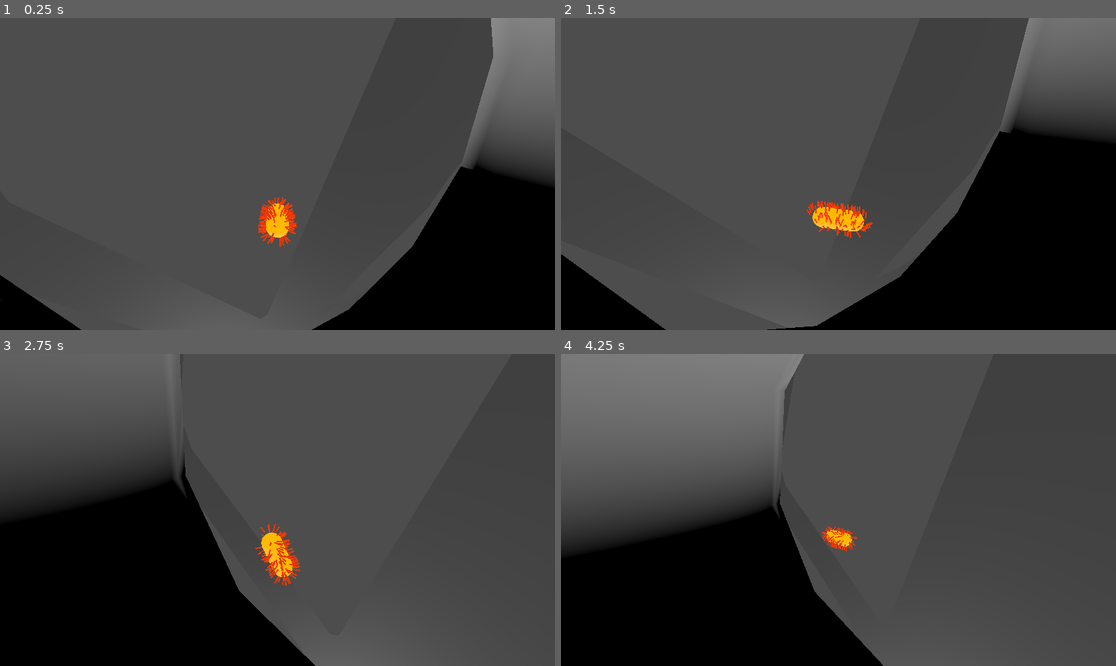
Above: before the commit, frames 1-4 (two rows, left to right).
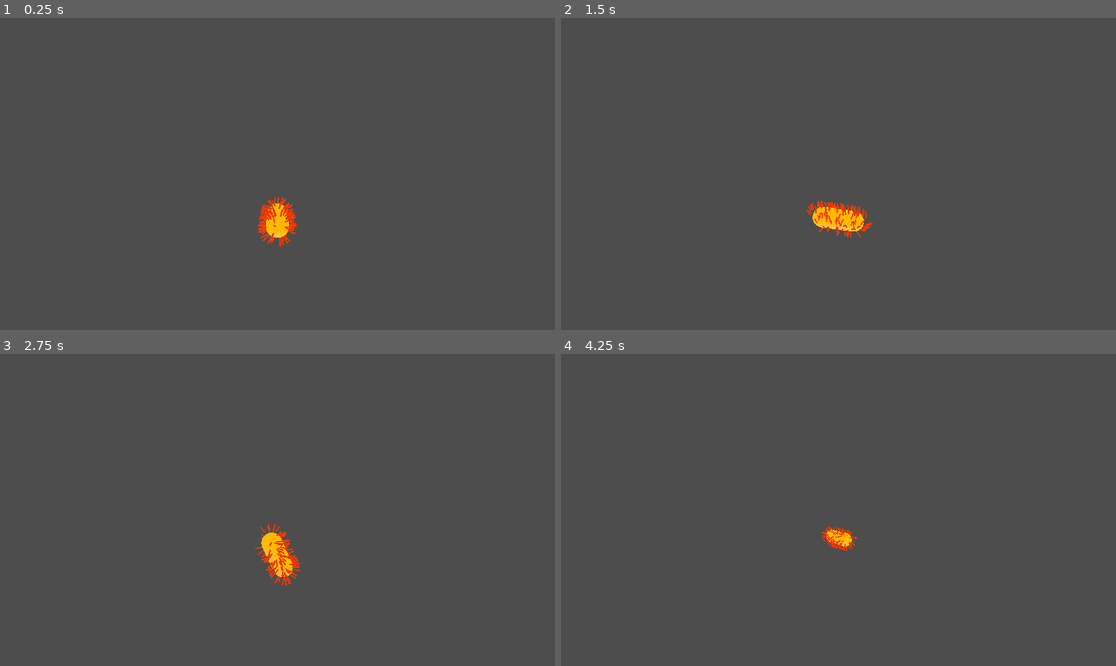
Above: after the commit, the same moments.

Repository: NR5P/bio-mission
Game: Godot game, scene res://main.tscn
The game is run twice, just before and just after one commit, with the same random seed, the same clock (stepped at 60 frames per second) and the same inputs.
Inputs:
- Up to frame 1 (0.25 s): no input
- Up to frame 2 (1.5 s): hold D 0.53-1.28 s; hold Shift 0.53-1.28 s; tap Space at 0.77 s; hold Down from 1.28 s (still down); tap J at 1.35 s
- Up to frame 3 (2.75 s): tap Space at 1.52 s; release Down at 2.03 s; hold D from 2.03 s (still down); hold L from 2.03 s (still down)
- Up to frame 4 (4.25 s): release D at 2.78 s; release L at 2.78 s; hold Up 2.78-3.53 s; tap I at 2.85 s; tap Space at 3.02, 3.77 s; hold A from 3.53 s (still down); hold K from 3.53 s (still down)

The runs differ from the first frame. In frame 1, 19% of the frame differs, in the area x 0-100%, y 0-100%; in frame 2, 26%; in frame 3, 27%; in frame 4, 34%, in the area x 0-59%, y 0-100%.

Commit message:
red inside and glow but still jacked up

Diff:
--- a/main.tscn
+++ b/main.tscn
@@ -21,6 +21,12 @@
 "tilts": PackedFloat32Array(0, 0, 0, 0, 0, 0, 0, 0, 0, 0)
 }
 point_count = 10
+
+[sub_resource type="StandardMaterial3D" id="StandardMaterial3D_0xm2m"]
+albedo_color = Color(0.41960785, 0.11764706, 0.16470589, 1)
+roughness = 0.8
+emission_enabled = true
+emission = Color(0.41960785, 0.11764706, 0.16470589, 1)
 
 [node name="Main" type="Node3D"]
 transform = Transform3D(1, 0, 0, 0, -4.371139e-08, -1, 0, 1, -4.371139e-08, 0, 0, 0)
@@ -78,6 +84,7 @@
 
 [node name="VesselInner" type="CSGPolygon3D" parent="Vessel/VesselCSG"]
 operation = 2
+flip_faces = true
 polygon = PackedVector2Array(18, 0, 14.58, 10.62, 5.58, 17.1, -5.58, 17.1, -14.58, 10.62, -18, 0, -14.58, -10.62, -5.58, -17.1, 5.58, -17.1, 14.58, -10.62)
 mode = 2
 path_node = NodePath("../../VesselPath")
@@ -91,3 +98,4 @@
 path_u_distance = 1.0
 path_joined = false
 smooth_faces = true
+material = SubResource("StandardMaterial3D_0xm2m")
Not shown: 1 places in main.tscn that only renumber resources
